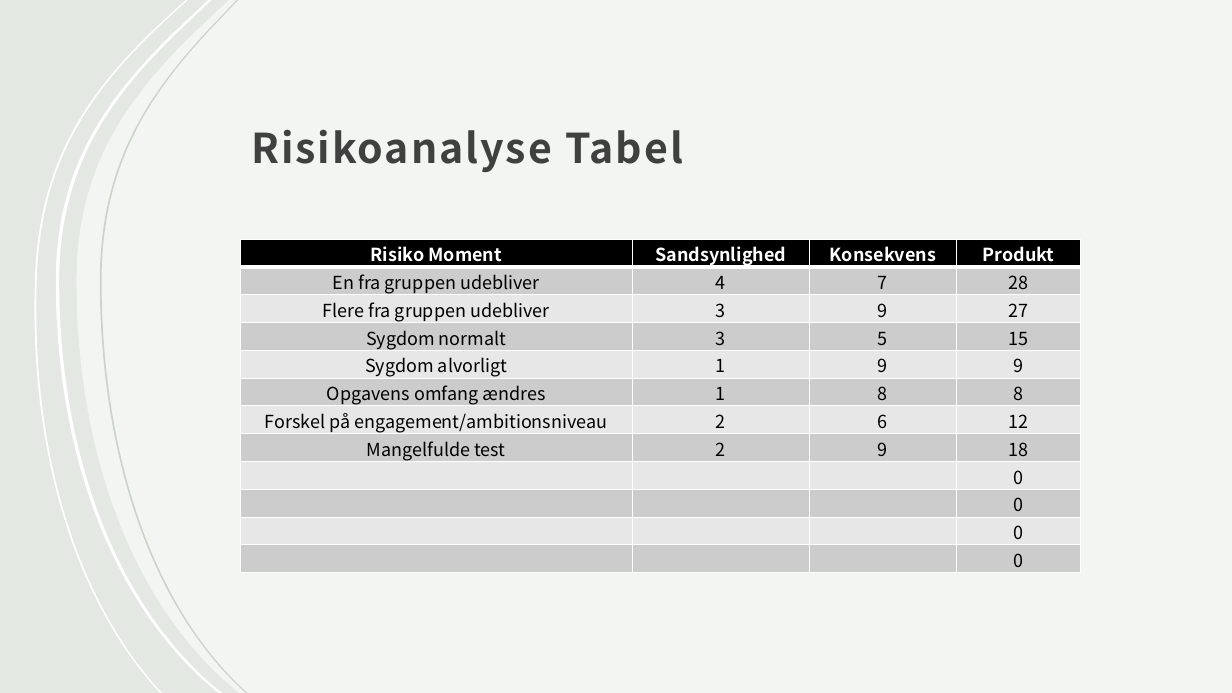
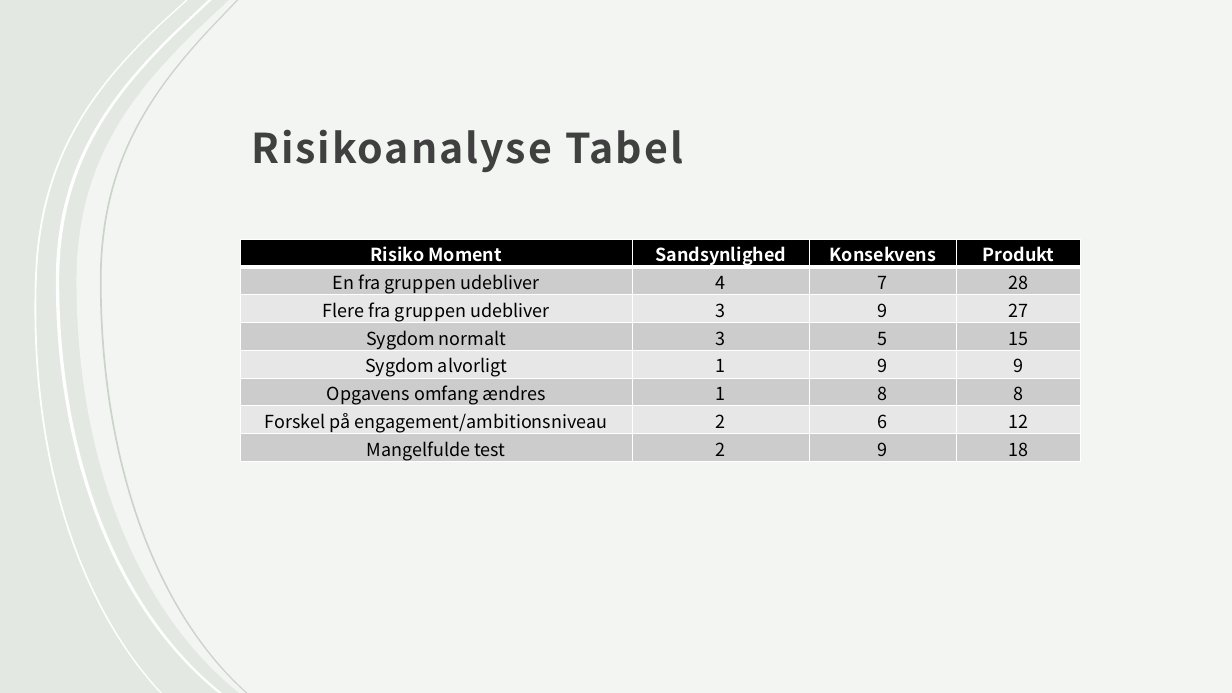
Before and after one commit to MathiasReker/Marios-Pizzabar, a slide deck: slide 2 of Aflevering/RisikoAnalyseTabel.pptx. Drawn at 1232x693 pixels with LibreOffice and Linux fonts; fonts in the diff are those of the drawing. Boxes give left, top, right and bottom in pixels: in the first picture for what was removed or moved away, otherwise in the second. Text is boxed around its words. In the diff, an @@ line names an element or a change of style, - is before the commit and + after.

```diff
--- a/Aflevering/RisikoAnalyseTabel.pptx
+++ b/Aflevering/RisikoAnalyseTabel.pptx
@@ table at (240, 239, 1080, 465) @@
-row 9:  |  |  | 0
-row 10:  |  |  | 0
-row 11:  |  |  | 0
-row 12:  |  |  | 0
```
Also in this commit, not shown: 1 other slide changed.
